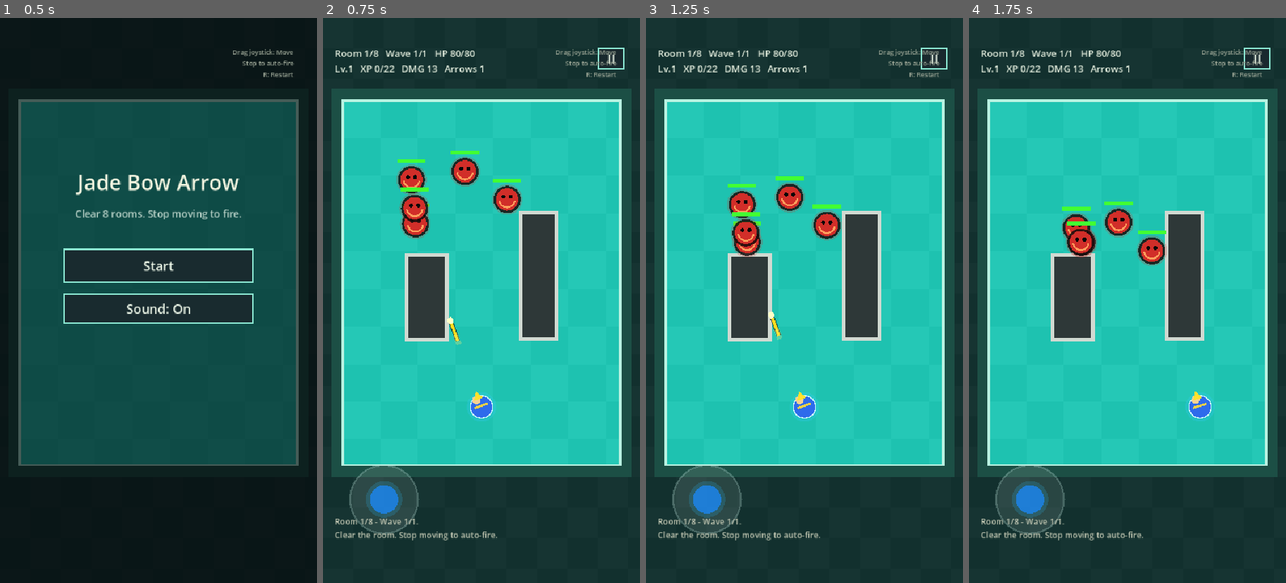
Above: before the commit, frames 1-4 (left to right).
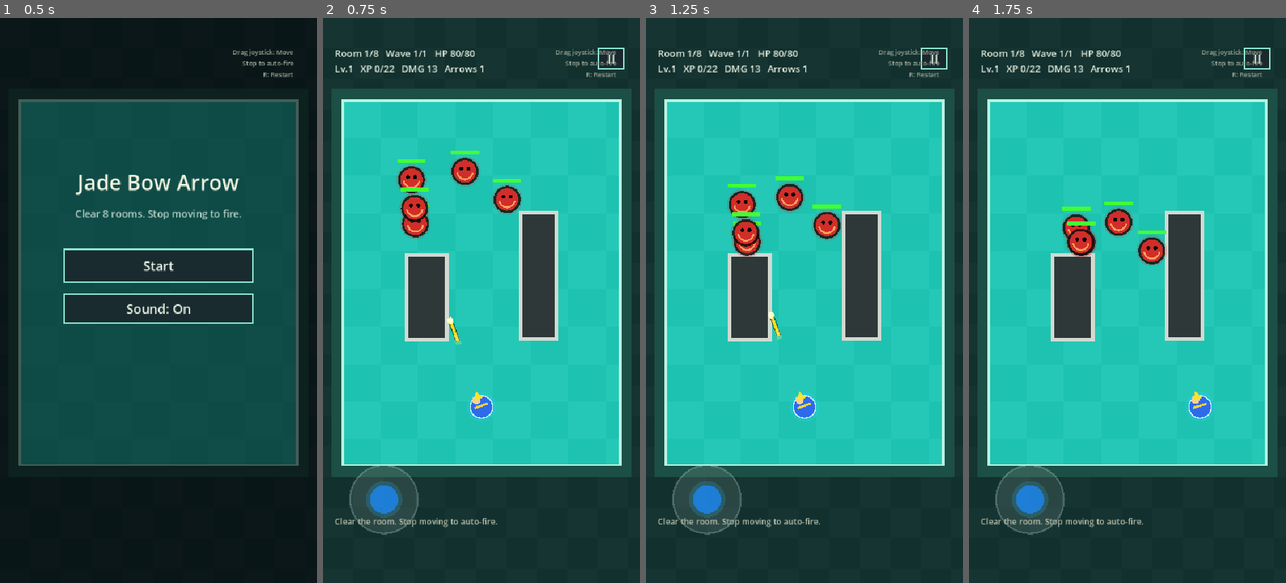
Above: after the commit, the same moments.

Repository: Stoner609/jade-bow-arrow
Game: Godot game, scene res://Main.tscn
The game is run twice, just before and just after one commit, with the same random seed, the same clock (stepped at 60 frames per second) and the same inputs.
Inputs (mouse positions are in pixels of both pictures, inside the frame that each line leads up to):
- Up to frame 1 (0.5 s): no input
- Up to frame 2 (0.75 s): click "Start" at 0.5 s
- Up to frame 3 (1.25 s): no input
- Up to frame 4 (1.75 s): tap Enter at 1.25 s; move the mouse to (1197, 272) at 1.27 s; hold Right (move_right) from 1.28 s (still down); tap 1 at 1.35 s; click (1197, 272) at 1.42 s

Frame 1 is identical in both runs. In frame 2, 0.6% of the frame differs, in the area x 3-55%, y 88-93%; in frame 3, 0.6%; in frame 4, 0.6%.

Commit message:
Data-drive room configs

Diff:
--- a/scripts/core/game.gd
+++ b/scripts/core/game.gd
@@ -361,7 +361,6 @@
 	joystick_touch_index = -1
 	PlayerModel.reset(player, _player_start_position())
 	_spawn_room()
-	_log("Clear the room. Stop moving to auto-fire.")
 	_refresh()
 
 
@@ -386,10 +385,7 @@
 	var wave: Array[String] = RoomManager.enemy_wave(room_index, wave_index, Constants.MAX_ROOMS)
 	for kind in wave:
 		_spawn_enemy(kind)
-	if room_index >= Constants.MAX_ROOMS:
-		_log("Final room. Defeat the boss.")
-	else:
-		_log("Room %d/%d - Wave %d/%d." % [room_index, Constants.MAX_ROOMS, wave_index, total_waves])
+	_log(RoomManager.room_message(room_index, wave_index, Constants.MAX_ROOMS))
 
 
 # 用途：依照房間編號產生不同配置的場地障礙物。
--- a/scripts/rooms/room_manager.gd
+++ b/scripts/rooms/room_manager.gd
@@ -1,27 +1,33 @@
 extends RefCounted
 
-const ROOM_WAVES := {
-	1: [{"crawler": 5}],
-	2: [{"crawler": 6, "spitter": 1}],
-	3: [{"crawler": 7, "spitter": 1}, {"crawler": 8, "spitter": 1}],
-	4: [{"crawler": 8, "spitter": 1, "runner": 1}, {"crawler": 9, "spitter": 1, "runner": 1}],
-	5: [{"crawler": 9, "spitter": 1, "runner": 1}, {"crawler": 10, "spitter": 1, "runner": 1, "brute": 1}],
-	6: [{"crawler": 10, "spitter": 1, "runner": 1}, {"crawler": 11, "spitter": 1, "runner": 1, "brute": 1}, {"crawler": 12, "spitter": 1, "runner": 1, "brute": 1}],
-	7: [{"crawler": 11, "spitter": 2, "runner": 2}, {"crawler": 12, "spitter": 2, "runner": 2, "brute": 1}, {"crawler": 13, "spitter": 2, "runner": 2, "brute": 1}],
-	8: [{"boss": 1}]
+const ROOMS := {
+	1: {"layout": "pillars", "message": "Clear the room. Stop moving to auto-fire.", "waves": [{"crawler": 5}]},
+	2: {"layout": "cross", "message": "Keep distance from spitters.", "waves": [{"crawler": 6, "spitter": 1}]},
+	3: {"layout": "lanes", "message": "Survive two waves.", "waves": [{"crawler": 7, "spitter": 1}, {"crawler": 8, "spitter": 1}]},
+	4: {"layout": "pillars", "message": "Runners join the fight.", "waves": [{"crawler": 8, "spitter": 1, "runner": 1}, {"crawler": 9, "spitter": 1, "runner": 1}]},
+	5: {"layout": "cross", "message": "Brutes can take more hits.", "waves": [{"crawler": 9, "spitter": 1, "runner": 1}, {"crawler": 10, "spitter": 1, "runner": 1, "brute": 1}]},
+	6: {"layout": "lanes", "message": "Three waves. Control the center.", "waves": [{"crawler": 10, "spitter": 1, "runner": 1}, {"crawler": 11, "spitter": 1, "runner": 1, "brute": 1}, {"crawler": 12, "spitter": 1, "runner": 1, "brute": 1}]},
+	7: {"layout": "pillars", "message": "Final swarm before the boss.", "waves": [{"crawler": 11, "spitter": 2, "runner": 2}, {"crawler": 12, "spitter": 2, "runner": 2, "brute": 1}, {"crawler": 13, "spitter": 2, "runner": 2, "brute": 1}]},
+	8: {"layout": "boss", "message": "Final room. Defeat the boss.", "waves": [{"boss": 1}]}
 }
 
 
 static func obstacle_layout(room_index: int, arena: Rect2) -> Array[Rect2]:
+	var room: Dictionary = room_data(room_index, room_index)
+	var layout: String = room.get("layout", "pillars")
+	return obstacle_layout_for(layout, arena)
+
+
+static func obstacle_layout_for(layout: String, arena: Rect2) -> Array[Rect2]:
 	var obstacles: Array[Rect2] = []
-	if room_index % 3 == 1:
+	if layout == "pillars":
 		obstacles.append(Rect2(arena.position + Vector2(106, 260), Vector2(74, 150)))
 		obstacles.append(Rect2(arena.position + Vector2(300, 188), Vector2(66, 220)))
-	elif room_index % 3 == 2:
+	elif layout == "cross":
 		obstacles.append(Rect2(arena.position + Vector2(82, 160), Vector2(122, 52)))
 		obstacles.append(Rect2(arena.position + Vector2(258, 430), Vector2(142, 52)))
 		obstacles.append(Rect2(arena.position + Vector2(206, 284), Vector2(70, 96)))
-	else:
+	elif layout == "lanes":
 		obstacles.append(Rect2(arena.position + Vector2(78, 314), Vector2(136, 48)))
 		obstacles.append(Rect2(arena.position + Vector2(258, 314), Vector2(136, 48)))
 	return obstacles
@@ -36,13 +42,13 @@
 
 
 static func wave_count(room_index: int, max_rooms: int) -> int:
-	var room_waves: Array = ROOM_WAVES.get(min(room_index, max_rooms), [])
+	var room_waves: Array = room_waves(room_index, max_rooms)
 	return max(1, room_waves.size())
 
 
 static func enemy_wave(room_index: int, wave_index: int, max_rooms: int) -> Array[String]:
 	var enemies: Array[String] = []
-	var room_waves: Array = ROOM_WAVES.get(min(room_index, max_rooms), [])
+	var room_waves: Array = room_waves(room_index, max_rooms)
 	if room_waves.is_empty():
 		return enemies
 	var wave: Dictionary = room_waves[clamp(wave_index - 1, 0, room_waves.size() - 1)]
@@ -50,3 +56,21 @@
 		for i in int(wave[kind]):
 			enemies.append(kind)
 	return enemies
+
+
+static func room_message(room_index: int, wave_index: int, max_rooms: int) -> String:
+	var room: Dictionary = room_data(room_index, max_rooms)
+	if room_index >= max_rooms:
+		return room.get("message", "Final room. Defeat the boss.")
+	var wave_total := wave_count(room_index, max_rooms)
+	if wave_index <= 1:
+		return room.get("message", "Room %d/%d - Wave %d/%d." % [room_index, max_rooms, wave_index, wave_total])
+	return "Room %d/%d - Wave %d/%d." % [room_index, max_rooms, wave_index, wave_total]
+
+
+static func room_data(room_index: int, max_rooms: int) -> Dictionary:
+	return ROOMS.get(min(room_index, max_rooms), {})
+
+
+static func room_waves(room_index: int, max_rooms: int) -> Array:
+	return room_data(room_index, max_rooms).get("waves", [])
--- a/tests/smoke_test.gd
+++ b/tests/smoke_test.gd
@@ -45,6 +45,14 @@
 		return
 	if game.RoomManager.wave_count(game.Constants.MAX_ROOMS, game.Constants.MAX_ROOMS) != 1:
 		push_error("Boss room wave count should be data-driven as one wave.")
+		quit(1)
+		return
+	if game.RoomManager.room_message(5, 1, game.Constants.MAX_ROOMS) != "Brutes can take more hits.":
+		push_error("Room message should come from room data.")
+		quit(1)
+		return
+	if not game.RoomManager.obstacle_layout(game.Constants.MAX_ROOMS, game.Constants.ARENA).is_empty():
+		push_error("Boss room layout should be configured without obstacles.")
 		quit(1)
 		return
 	if game.player_layer.get_child_count() <= 0:
